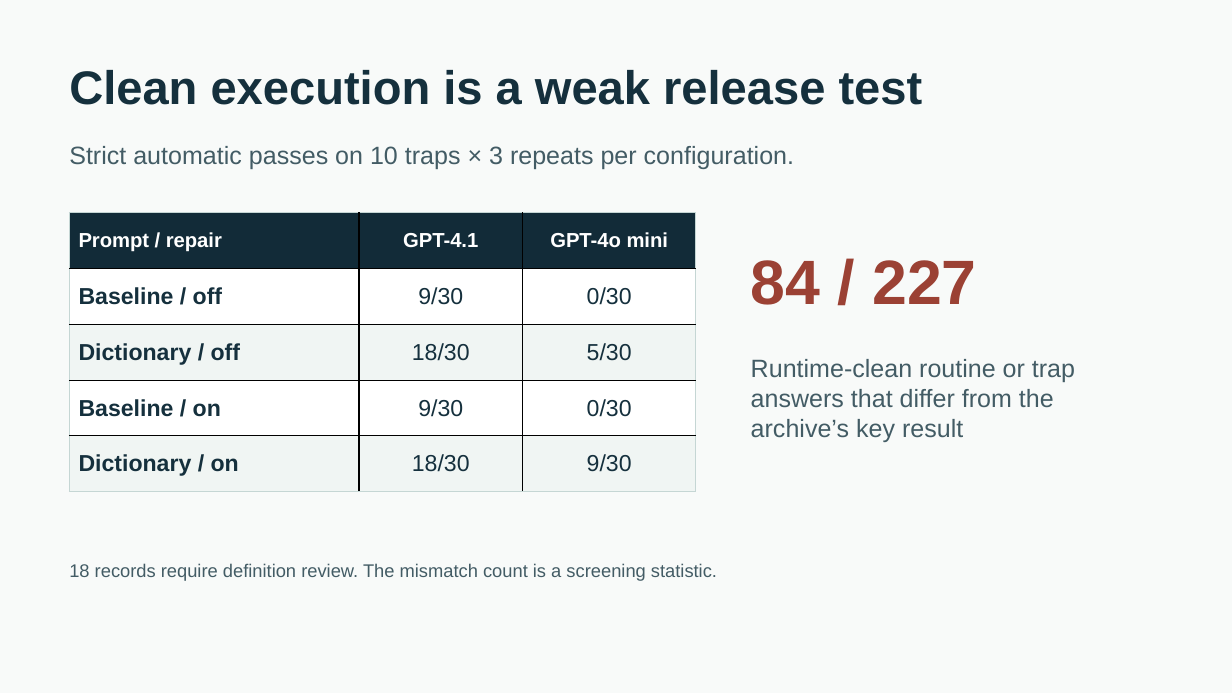
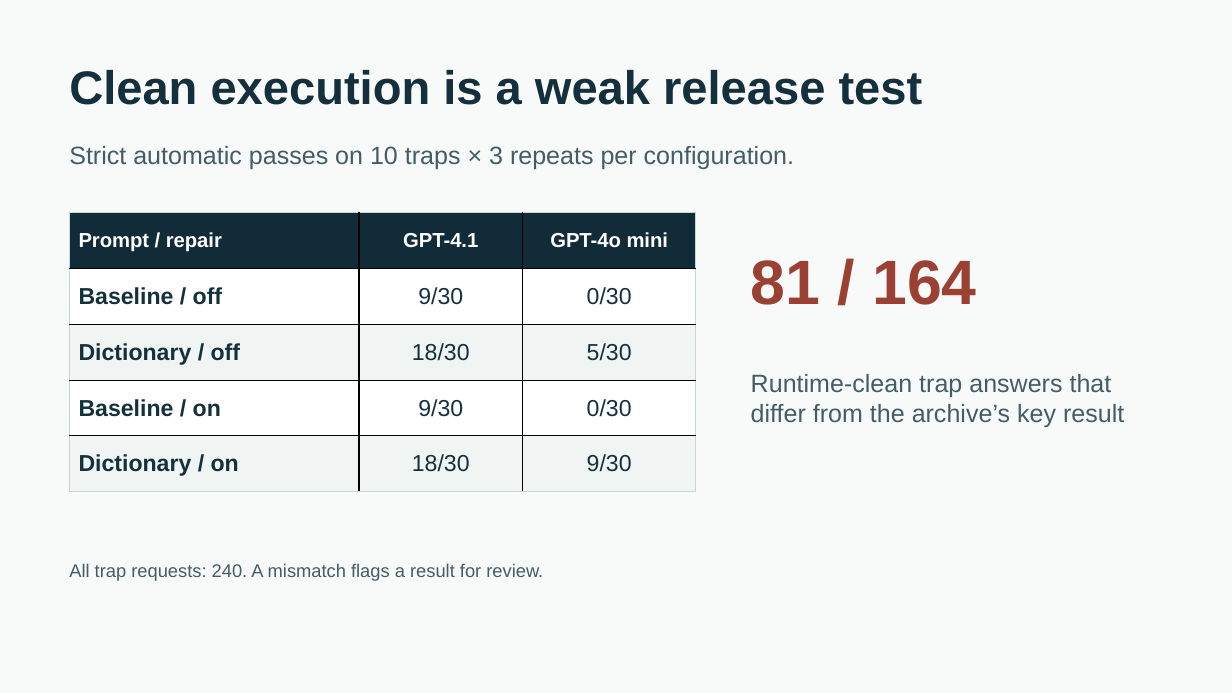
Before and after one commit to LiangSihan0926/orie5255-group3-text-to-sql-mrm, a slide deck: slide 5 of deliverables/Group_3_Topic_2_Presentation.pptx. Drawn at 1232x693 pixels with LibreOffice and Linux fonts; fonts in the diff are those of the drawing. Boxes give left, top, right and bottom in pixels: in the first picture for what was removed or moved away, otherwise in the second. Text is boxed around its words. In the diff, an @@ line names an element or a change of style, - is before the commit and + after.

Commit message:
Measure archived answer risk and financial reference sensitivity

```diff
--- a/deliverables/Group_3_Topic_2_Presentation.pptx
+++ b/deliverables/Group_3_Topic_2_Presentation.pptx
@@ text at <box>751,260,976,305</box>: text changed @@
-84 / 227
+81 / 164
@@ text at <box>751,374,1124,427</box>: text changed @@
-Runtime-clean routine or trap answers that differ from the archive’s key result
+Runtime-clean trap answers that differ from the archive’s key result
@@ text at <box>69,563,543,581</box>: text changed @@
-18 records require definition review. The mismatch count is a screening statistic.
+All trap requests: 240. A mismatch flags a result for review.
```
Also in this commit, not shown: 15 other files.
